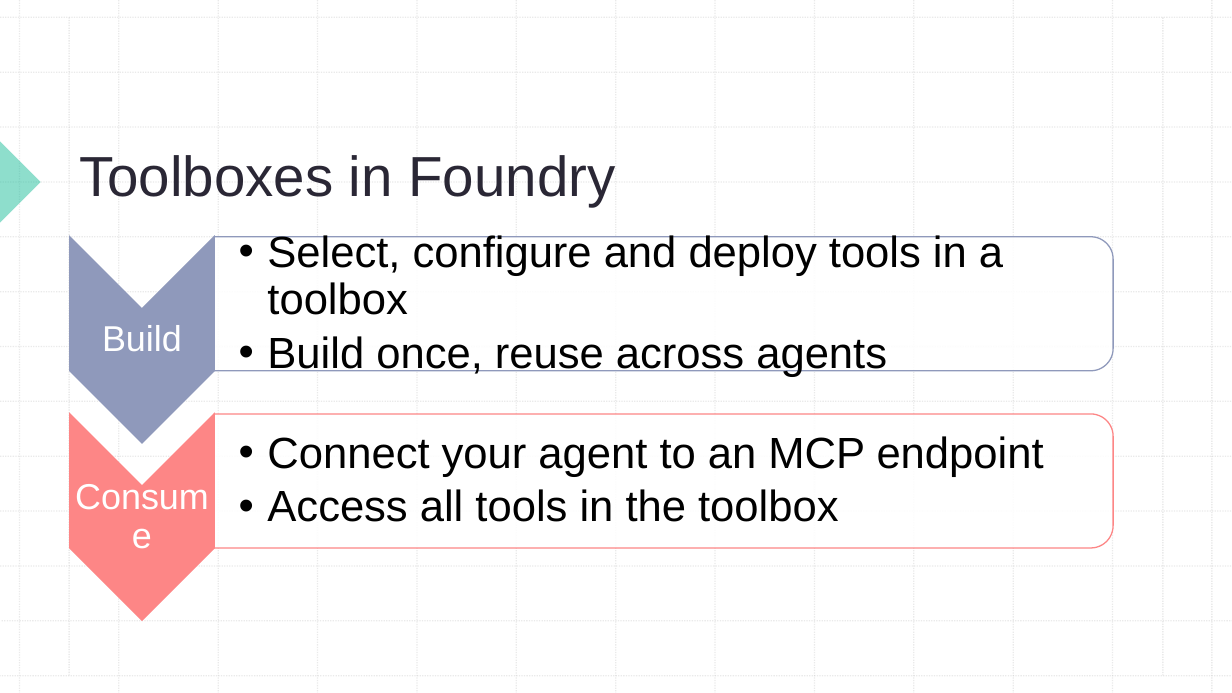
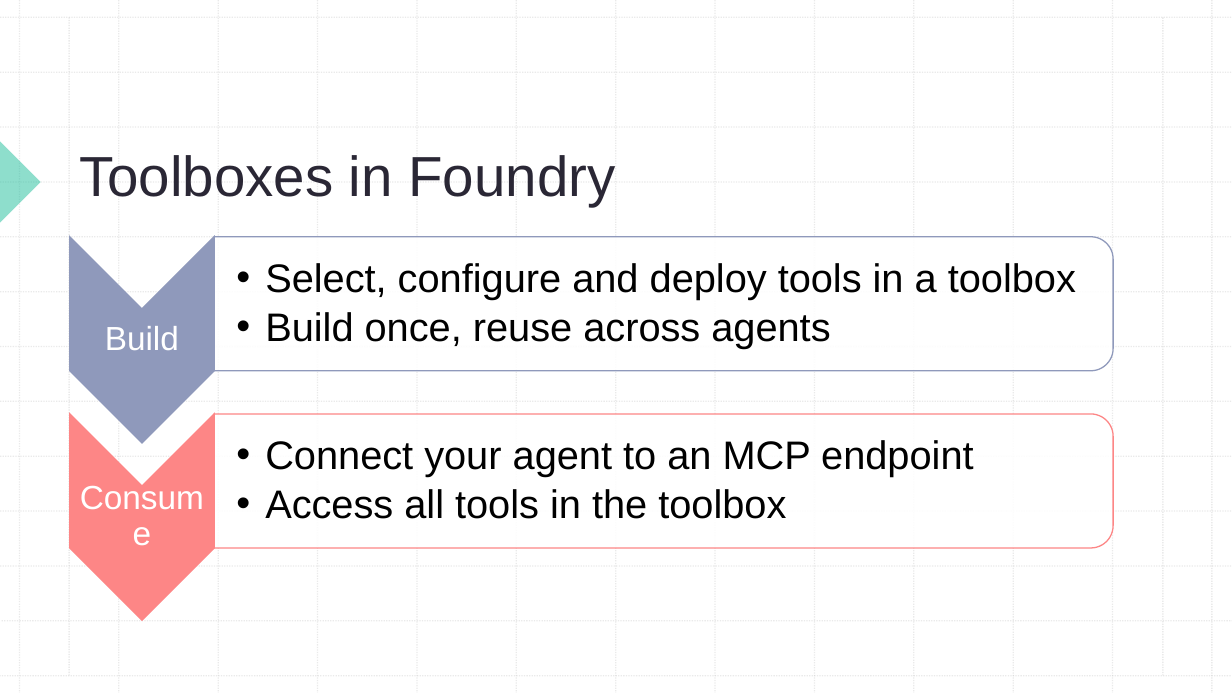
Before and after one commit to alvinashcraft/speaking, a slide deck: slide 11 of 2026/0825_NetDaySwitzerland/FoundryAgents-DotNetDay2026.pptx. Drawn at 1232x693 pixels with LibreOffice and Linux fonts; fonts in the diff are those of the drawing. Boxes give left, top, right and bottom in pixels: in the first picture for what was removed or moved away, otherwise in the second. Text is boxed around its words. In the diff, an @@ line names an element or a change of style, - is before the commit and + after.

```diff
--- a/2026/0825_NetDaySwitzerland/FoundryAgents-DotNetDay2026.pptx
+++ b/2026/0825_NetDaySwitzerland/FoundryAgents-DotNetDay2026.pptx
@@ text "Select, configure and deploy tools ..." at [265,263,1076,348]: size 34 to 31 pt @@
@@ text "Build" at [105,326,179,350]: size 28 to 26 pt @@
@@ text "Connect your agent to an ..." at [265,440,973,519]: size 34 to 31 pt @@
@@ text "Consume" at [70,486,214,548]: size 28 to 26 pt @@
```
Also in this commit, not shown: 4 other slides changed, 1 other file.
